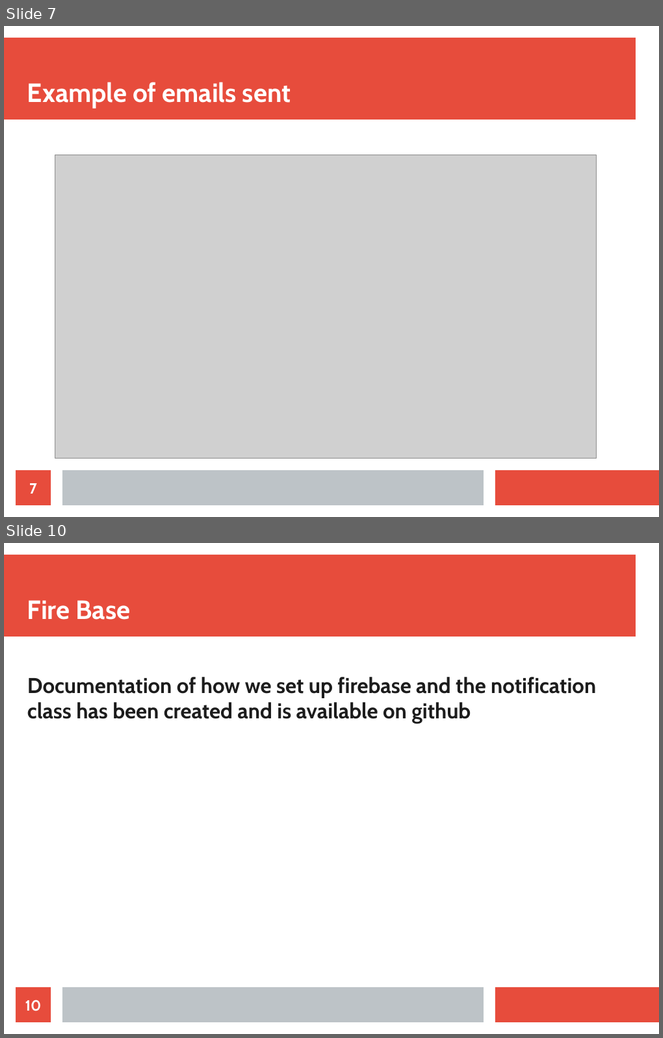
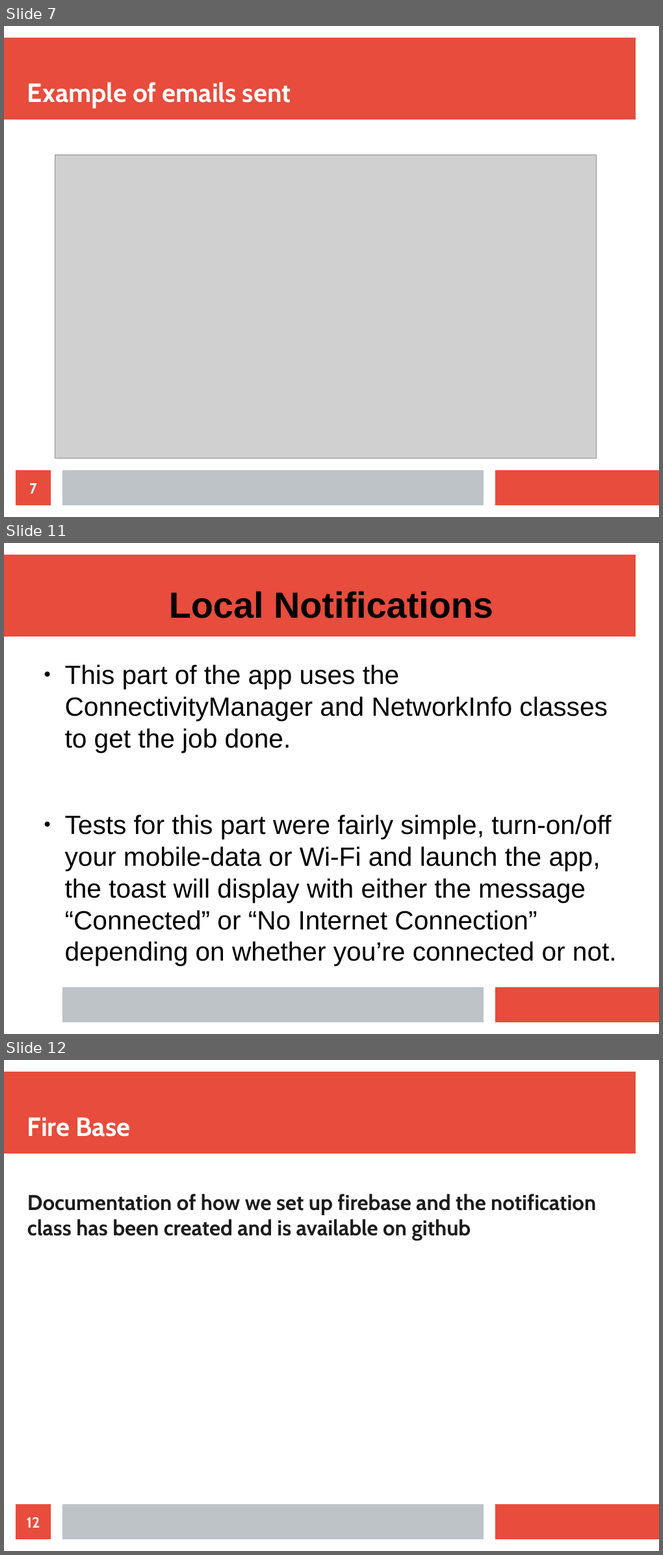
Before and after one commit to TNSelahle/Mouthpiece, a slide deck: Notifications/COS301_Omega_Notifications_Demo2.odp. Shown one above the other, each under a label of ours: slides 7 and 10 before the commit, slides 7, 11 and 12 after it; the slides between them are not shown. The pictures are 663x1038 and 663x1555 pixels, drawn with LibreOffice and Linux fonts; fonts in the diff are those of the drawing; grey boxes stand for pictures. Boxes give left, top, right and bottom in pixels: in the first picture for what was removed or moved away, otherwise in the second. Text is boxed around its words. In the diff, an @@ line names an element or a change of style, - is before the commit and + after.

```diff
--- a/Notifications/COS301_Omega_Notifications_Demo2.odp
+++ b/Notifications/COS301_Omega_Notifications_Demo2.odp
@@ slide 11 added at bbox=[4, 543, 659, 1034], background #FFFFFF; not listed: 3 template elements that a slide beside it also shows @@
@@ title added at bbox=[169, 591, 493, 618], 44 pt, text #000000, bold @@
+Local Notifications
@@ text added at bbox=[65, 665, 617, 966], 32 pt, text #000000 @@
+● This part of the app uses the ConnectivityManager and NetworkInfo classes to get the job done.
+● Tests for this part were fairly simple, turn-on/off your mobile-data or Wi-Fi and launch the app, the toast will display with either the message “Connected” or “No Internet Connection” depending on whether you’re connected or not.
@@ what was slide 10 is now slide 12 @@
@@ page number at bbox=[27, 1517, 40, 1528]: text changed @@
-10
+12
```
Also in this commit, not shown: 5 slides changed, 1 other slide added.
